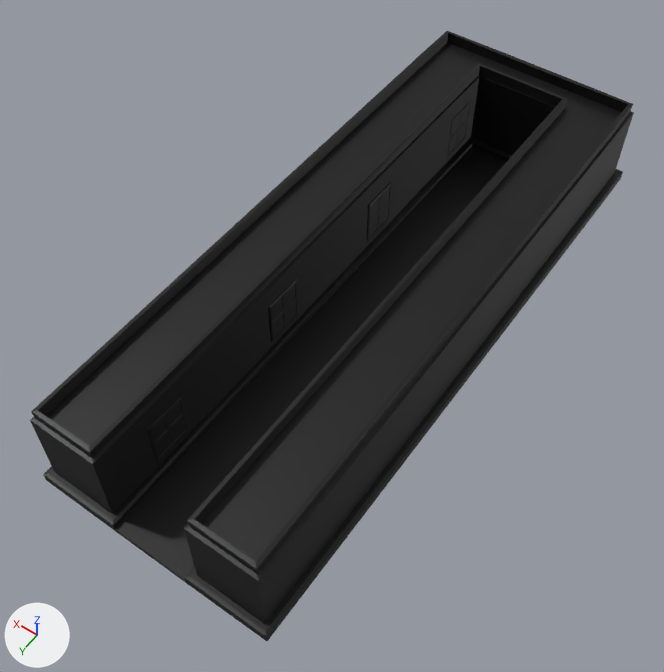
Two versions of the Blender file Assets/Models/StreetMap00/streetmap00_entry.blend, one commit apart.
One viewpoint serves both versions: a 50 mm lens placed at (-3.85, 6.21, 8.73), pointed at (0.06, 0.74, 0.13). The lights are fixed; the arrows at lower left show +X, +Y and +Z.

Names of what the first picture shows: 'Building00', 'Plane', 'Windows00'.
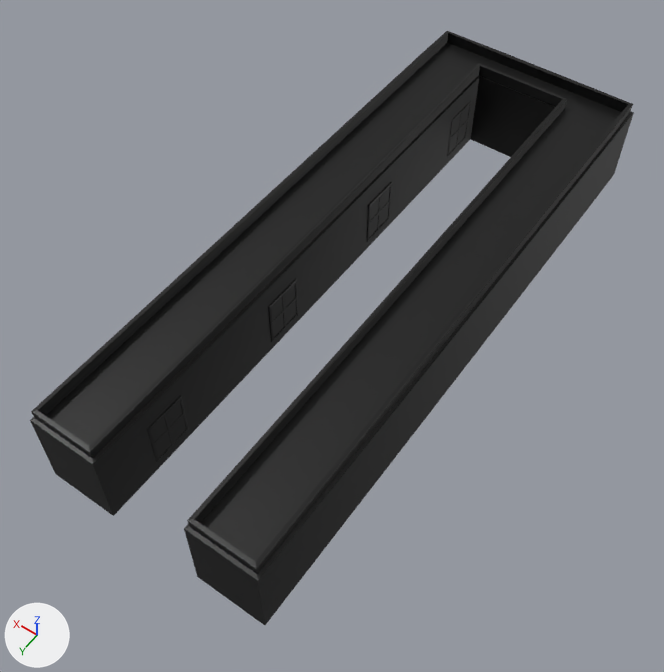
Patch to the scene script:
```diff
--- a/Assets/Models/StreetMap00/streetmap00_entry.blend.py
+++ b/Assets/Models/StreetMap00/streetmap00_entry.blend.py
@@ ob_plane @@
 _m = ob_plane.modifiers.new('Solidify', 'SOLIDIFY')
 _m.use_flip_normals = True
+ob_plane.hide_set(True)
```

Pixel boxes [x1, y1, x2, y2] of what changed, in the pictures (664 x 672 px):
'Plane', hidden (black): before [43, 137, 623, 641]
